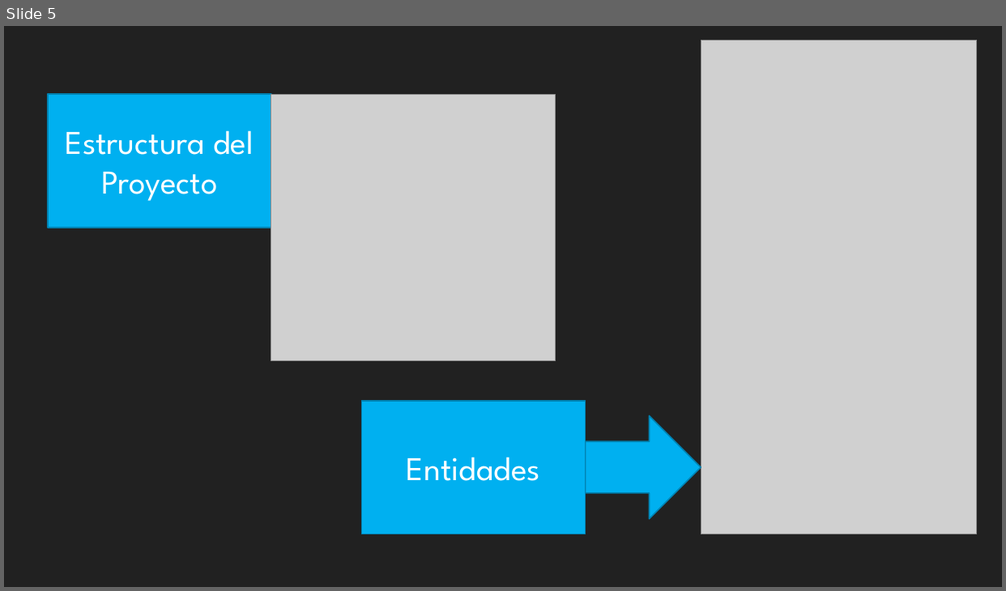
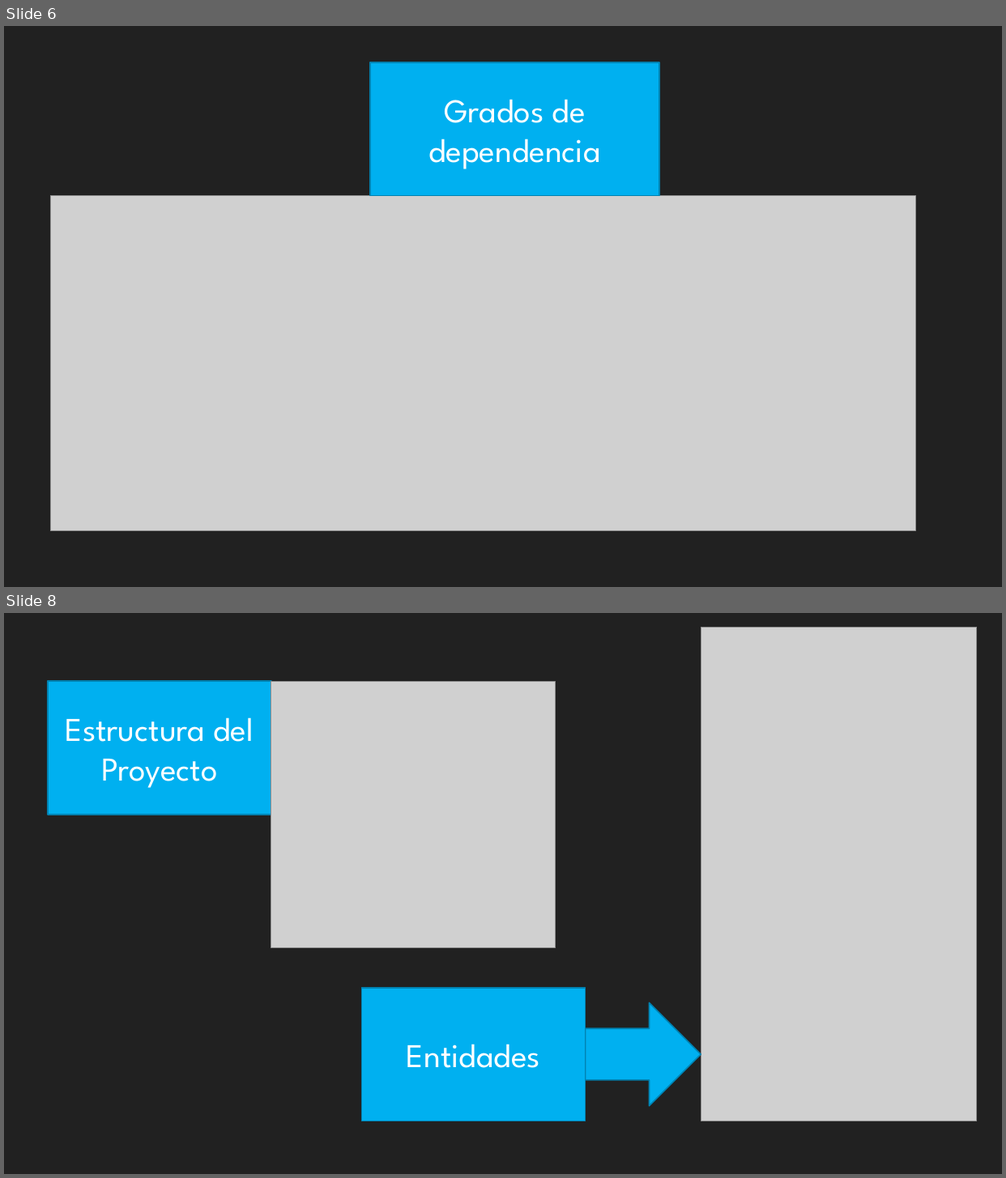
Before and after one commit to jdgonzalezd1/AppausaProject, a slide deck: Docs/Appausa 3.0.pptx. Shown one above the other, each under a label of ours: slide 5 before the commit, slides 6 and 8 after it; the slides between them are not shown. The pictures are 1006x591 and 1006x1178 pixels, drawn with LibreOffice and Linux fonts; fonts in the diff are those of the drawing; grey boxes stand for pictures. Boxes give left, top, right and bottom in pixels: in the first picture for what was removed or moved away, otherwise in the second. Text is boxed around its words. In the diff, an @@ line names an element or a change of style, - is before the commit and + after.

```diff
--- a/Docs/Appausa 3.0.pptx
+++ b/Docs/Appausa 3.0.pptx
@@ slide 6 added at (x1=4, y1=26, x2=1002, y2=587), background #212121 @@
@@ rectangle added at (x1=370, y1=62, x2=660, y2=196), fill #00B0F0, outline #0082B2 1.25 pt, 32 pt, text #FFFFFF @@
+Grados de dependencia
@@ picture added at (x1=50, y1=196, x2=916, y2=531) @@
@@ what was slide 5 is now slide 8 @@
```
Also in this commit, not shown: 2 other slides added, 2 other files.
